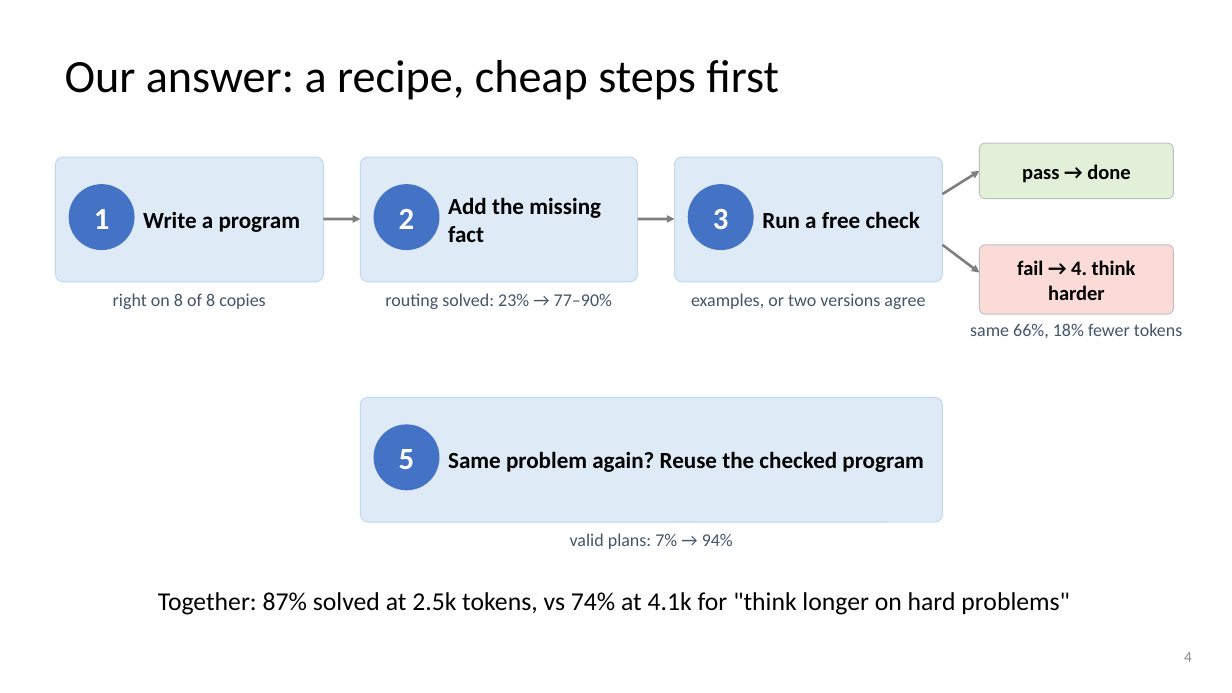
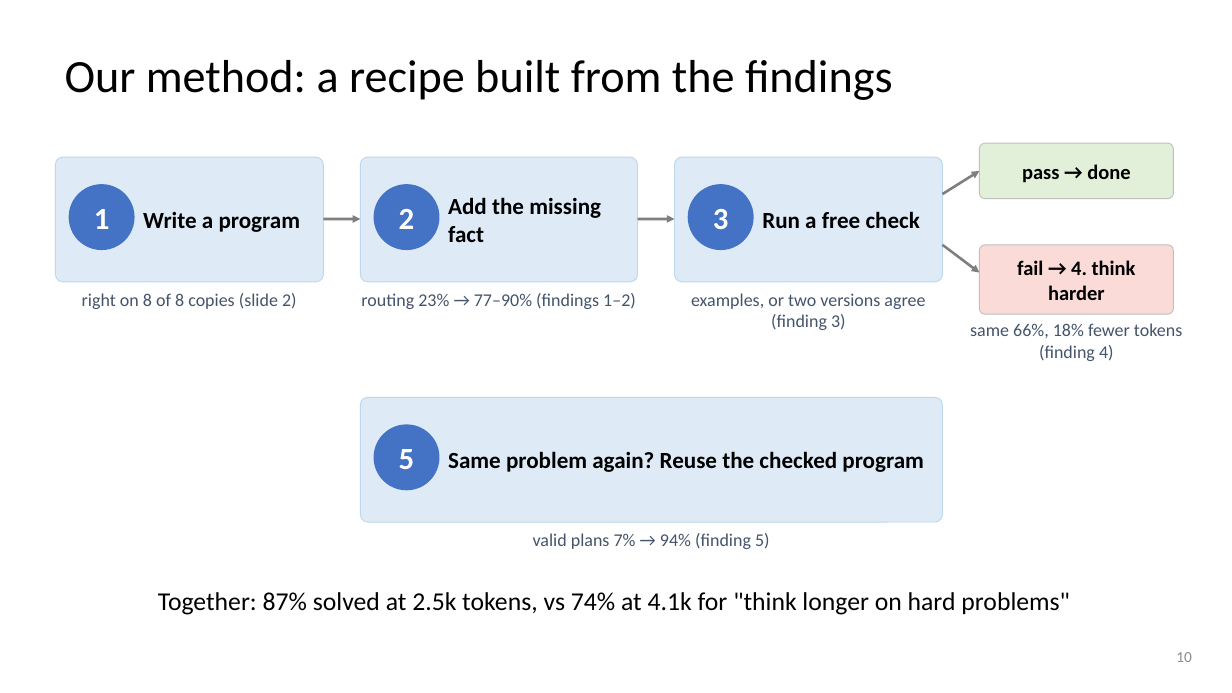
Before and after one commit to dlwns147/CSED490E_Project_Team5, a slide deck: slide 10 of PROPOSAL_slides.pptx (slide 4 before the commit). Drawn at 1232x693 pixels with LibreOffice and Linux fonts; fonts in the diff are those of the drawing. Boxes give left, top, right and bottom in pixels: in the first picture for what was removed or moved away, otherwise in the second. Text is boxed around its words. In the diff, an @@ line names an element or a change of style, - is before the commit and + after.

```diff
--- a/PROPOSAL_slides.pptx
+++ b/PROPOSAL_slides.pptx
@@ title at (65, 60, 893, 100): text changed @@
-Our answer: a recipe, cheap steps first
+Our method: a recipe built from the findings
@@ text at (82, 293, 297, 309): text changed @@
-right on 8 of 8 copies
+right on 8 of 8 copies (slide 2)
@@ text at (361, 293, 636, 309): text changed @@
-routing solved: 23% → 77–90%
+routing 23% → 77–90% (findings 1–2)
@@ text at (691, 293, 925, 330): text changed @@
-examples, or two versions agree
+examples, or two versions agree (finding 3)
@@ text at (970, 323, 1182, 361): text changed @@
-same 66%, 18% fewer tokens
+same 66%, 18% fewer tokens (finding 4)
@@ text at (533, 533, 770, 549): text changed @@
-valid plans: 7% → 94%
+valid plans 7% → 94% (finding 5)
@@ page number at (1176, 652, 1192, 662): text changed @@
-4
+10
```
Also in this commit, not shown: 6 other slides changed, 2 other files.
